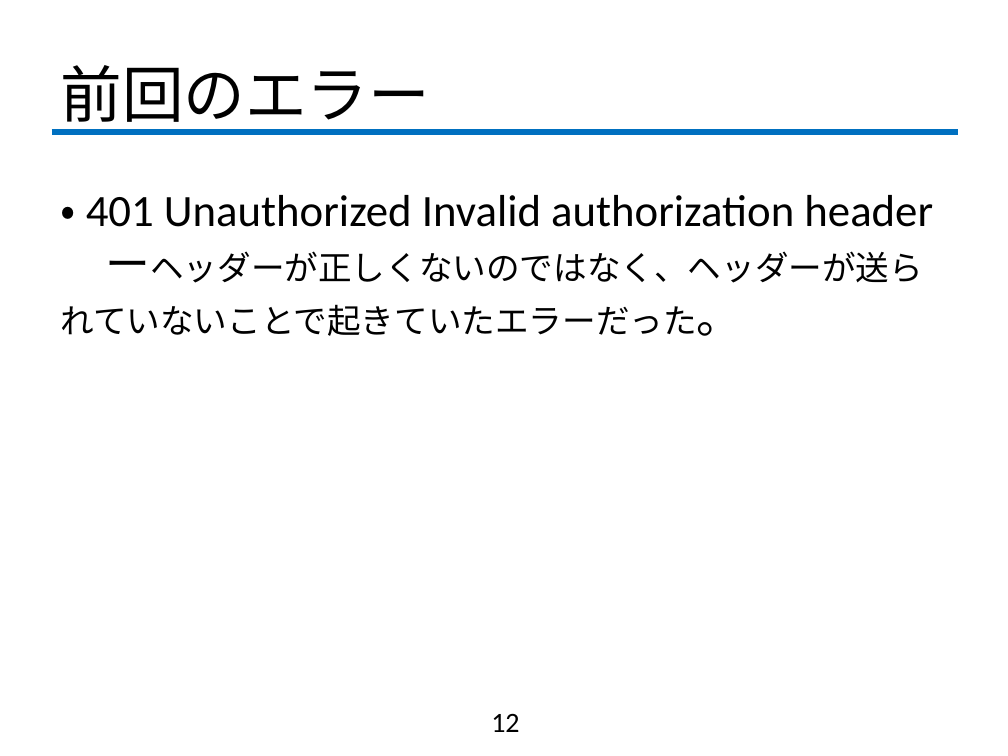
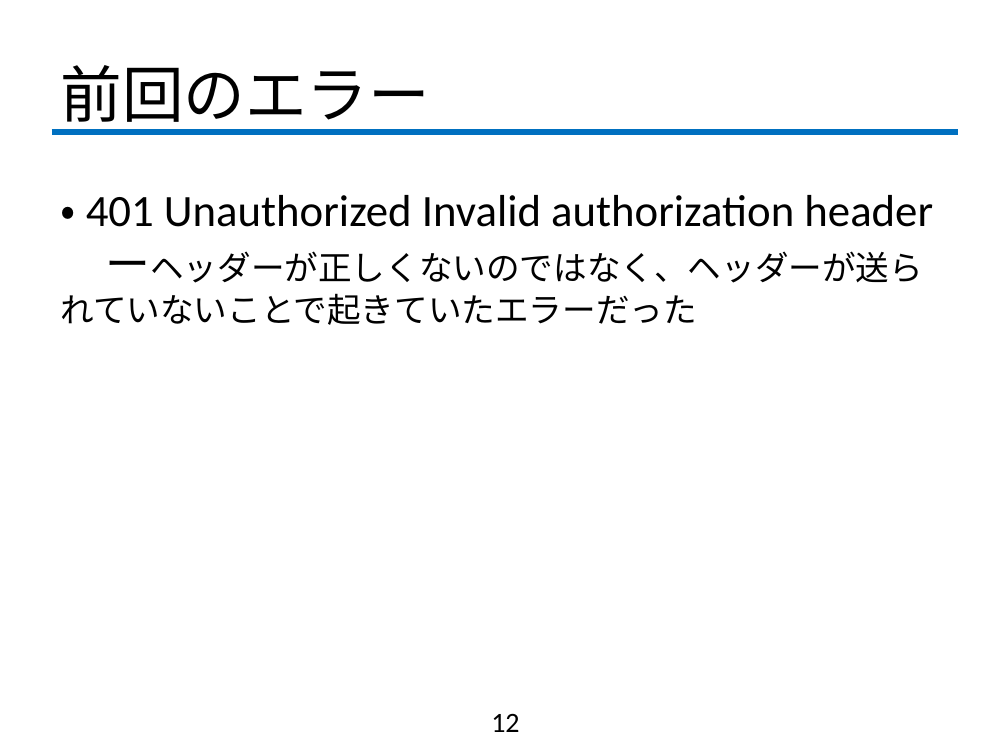
Before and after one commit to fujiLabo/fuji_simu, a slide deck: slide 12 of 1203(suga)進捗.pptx. Drawn at 1008x756 pixels with LibreOffice and Linux fonts; fonts in the diff are those of the drawing; background and template pictures are left out. Boxes give left, top, right and bottom in pixels: in the first picture for what was removed or moved away, otherwise in the second. Text is boxed around its words. In the diff, an @@ line names an element or a change of style, - is before the commit and + after.

```diff
--- a/1203(suga)進捗.pptx
+++ b/1203(suga)進捗.pptx
@@ text at [60,251,923,325]: text changed @@
-ーヘッダーが正しくないのではなく、ヘッダーが送られていないことで起きていたエラーだった。
+ーヘッダーが正しくないのではなく、ヘッダーが送られていないことで起きていたエラーだった
```
Also in this commit, not shown: 4 other slides changed, 1 slide added, 5 other files.
